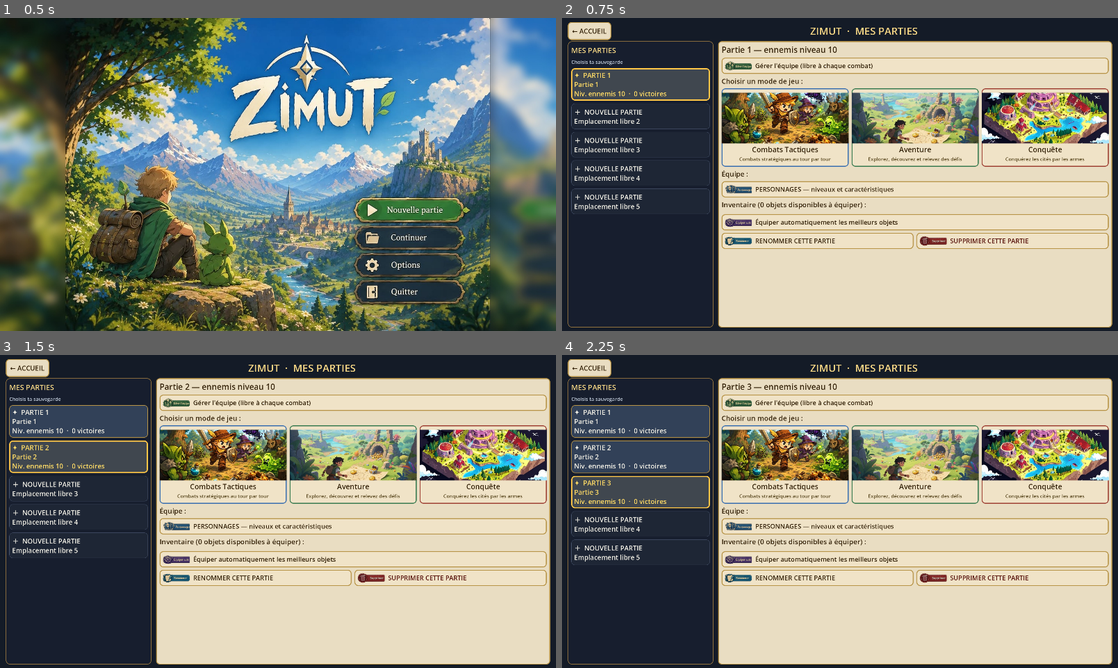
Above: before the commit, frames 1-4 (two rows, left to right).
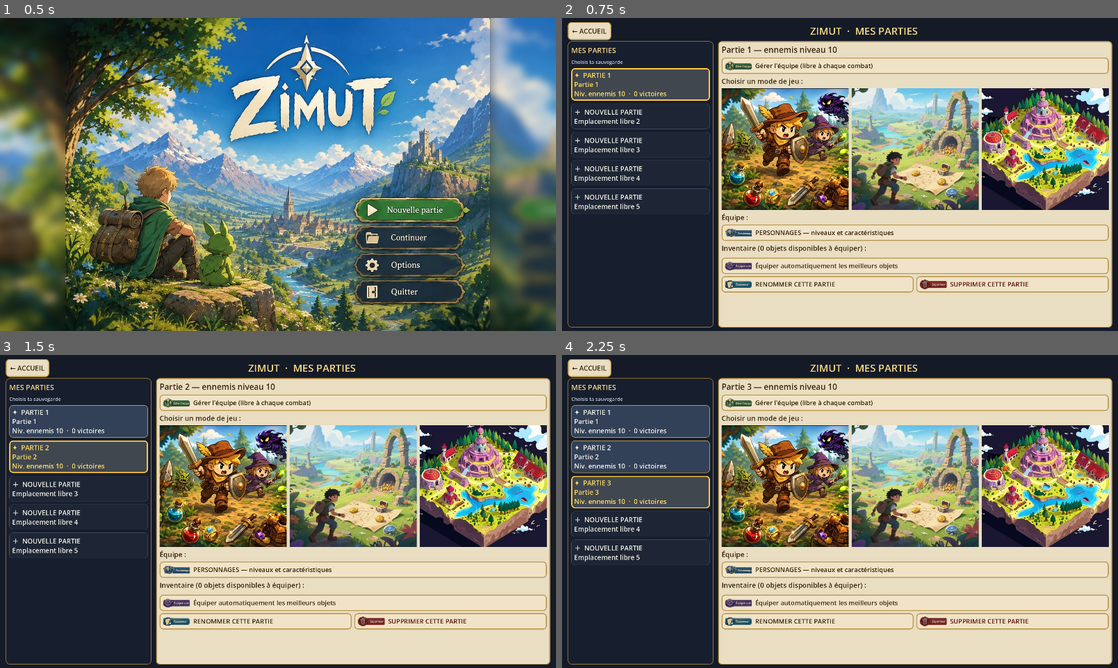
Above: after the commit, the same moments.

Repository: CharlieG42/Zimut
Game: Godot game, scene res://scenes/MainMenu.tscn
Same seed, same stepped clock (60 frames per second), same inputs: the game is played once before the commit and once after it.
Inputs (mouse positions are in pixels of both pictures, inside the frame that each line leads up to):
- Up to frame 1 (0.5 s): no input
- Up to frame 2 (0.75 s): click (973, 208) at 0.5 s
- Up to frame 3 (1.5 s): click "＋ NOUVELLE PARTIE Emplacement…" at 1.25 s
- Up to frame 4 (2.25 s): click "＋ NOUVELLE PARTIE Emplacement…" at 2 s

Frame 1 is identical in both runs. In frame 2, 30% of the frame differs, in the area x 28-99%, y 22-88%; in frame 3, 30%; in frame 4, 30%.

Commit message:
Fix écran gris (parse errors) + boutons de mode en pleine image
- TeamSelectionUI.gd : bloc else: vide (parse error) qui empêchait le
  chargement de la scène — cause de l'écran gris au lancement de tout
  mode de jeu.
- ConquestMapUI.gd : _RouteLines référençait ConquestMapUI.CITY_POS
  (non résolu depuis une inner class) ; positions passées en variable
  d'instance (city_pos).
- SaveSlotsUI.gd : les cartes de mode sont maintenant les PNG pleine
  surface (sans titre ni descriptif superposés, conservés en
  info-bulle), boutons agrandis (320×300 compact / 420 standard).
- CONQUETE.md : journal des correctifs et de la validation headless.

Validation Godot 4.7 headless : tests conquête + progression + boss +
donjon + biome_craft tous verts ; scènes ConquestMap/AdventureMap/
TeamSelection/SaveSlots instanciées sans erreur.

Co-authored-by: CharlieG42 <CharlieG42@users.noreply.github.com>

Diff:
--- a/prototype/zimut/scripts/ConquestMapUI.gd
+++ b/prototype/zimut/scripts/ConquestMapUI.gd
@@ -116,6 +116,7 @@
 	# villes du territoire, ternes sinon.
 	var routes := _RouteLines.new()
 	routes.conquest = _conquest
+	routes.city_pos = CITY_POS
 	routes.set_anchors_and_offsets_preset(Control.PRESET_FULL_RECT)
 	map.add_child(routes)
 
@@ -458,12 +459,13 @@
 class _RouteLines:
 	extends Control
 	var conquest: Dictionary = {}
+	var city_pos: Dictionary = {}
 	func _draw() -> void:
 		for pair: Array in ProgressionManager.CONQUEST_ROUTES:
 			var a_id: String = String(pair[0])
 			var b_id: String = String(pair[1])
-			var a: Vector2 = ConquestMapUI.CITY_POS.get(a_id, Vector2.ZERO)
-			var b: Vector2 = ConquestMapUI.CITY_POS.get(b_id, Vector2.ZERO)
+			var a: Vector2 = city_pos.get(a_id, Vector2.ZERO)
+			var b: Vector2 = city_pos.get(b_id, Vector2.ZERO)
 			var owned: Array = conquest.get("owned", [])
 			var open: bool = owned.has(a_id) and owned.has(b_id)
 			var col: Color = Color(0.96, 0.75, 0.31, 0.95) if open else Color(0.79, 0.68, 0.43, 0.45)
--- a/prototype/zimut/scripts/SaveSlotsUI.gd
+++ b/prototype/zimut/scripts/SaveSlotsUI.gd
@@ -521,48 +521,28 @@
 const COL_DISABLED_BORDER := Color(0.28, 0.31, 0.39, 1.0)
 const COL_DISABLED_TXT := Color(0.45, 0.48, 0.55)
 
-## Carte de mode : vignette illustrée, titre et court descriptif.
+## Carte de mode : l'illustration PNG occupe tout le bouton (elle est
+## explicite), sans texte superposé ; le libellé reste en info-bulle.
 func _mode_button(title_txt: String, desc: String, art_path: String, accent: Color, enabled: bool, cb: Callable) -> Button:
 	var b := Button.new()
 	b.text = ""
+	b.tooltip_text = "%s — %s" % [title_txt, desc]
 	b.size_flags_horizontal = Control.SIZE_EXPAND_FILL
 	b.size_flags_stretch_ratio = 1.0
-	b.custom_minimum_size = Vector2(0, 210 if _is_compact() else 270)
+	b.custom_minimum_size = Vector2(320, 300 if _is_compact() else 420)
 	b.disabled = not enabled
 	b.focus_mode = Control.FOCUS_ALL if enabled else Control.FOCUS_NONE
-	var vb := VBoxContainer.new()
-	vb.set_anchors_preset(Control.PRESET_FULL_RECT)
-	vb.alignment = BoxContainer.ALIGNMENT_CENTER
-	vb.add_theme_constant_override("separation", 3)
-	vb.mouse_filter = Control.MOUSE_FILTER_IGNORE
-	b.add_child(vb)
 
 	var art := TextureRect.new()
 	if ResourceLoader.exists(art_path):
 		art.texture = load(art_path) as Texture2D
-	art.custom_minimum_size = Vector2(0, 130 if _is_compact() else 175)
-	art.size_flags_horizontal = Control.SIZE_EXPAND_FILL
+	art.set_anchors_preset(Control.PRESET_FULL_RECT)
 	art.expand_mode = TextureRect.EXPAND_IGNORE_SIZE
 	art.stretch_mode = TextureRect.STRETCH_KEEP_ASPECT_COVERED
 	art.mouse_filter = Control.MOUSE_FILTER_IGNORE
-	vb.add_child(art)
-
-	var t := Label.new()
-	t.text = title_txt
-	t.add_theme_font_size_override("font_size", _ui_font(22))
-	t.horizontal_alignment = HORIZONTAL_ALIGNMENT_CENTER
-	t.add_theme_color_override("font_color", COL_TXT if enabled else COL_DISABLED_TXT)
-	t.mouse_filter = Control.MOUSE_FILTER_IGNORE
-	vb.add_child(t)
-
-	var d := Label.new()
-	d.text = desc
-	d.add_theme_font_size_override("font_size", _ui_font(15))
-	d.horizontal_alignment = HORIZONTAL_ALIGNMENT_CENTER
-	d.autowrap_mode = TextServer.AUTOWRAP_WORD_SMART
-	d.add_theme_color_override("font_color", Color(0.35, 0.28, 0.12) if enabled else COL_DISABLED_TXT)
-	d.mouse_filter = Control.MOUSE_FILTER_IGNORE
-	vb.add_child(d)
+	if not enabled:
+		art.modulate = Color(0.45, 0.45, 0.5)
+	b.add_child(art)
 
 	var normal := StyleBoxFlat.new()
 	normal.bg_color = COL_PANEL if enabled else COL_DISABLED_BG
--- a/prototype/zimut/scripts/TeamSelectionUI.gd
+++ b/prototype/zimut/scripts/TeamSelectionUI.gd
@@ -558,8 +558,8 @@
 			_title.text = "ASSAUT : %s — ☠ AFFRONTEZ %s ! (%d/%d)" % [city_name,
 				(ProgressionManager.biome_boss("Roi Squelette" if biome == "Donjon" else biome)).to_upper(), team.size(), MAX_TEAM_SIZE]
 		else:
-		_title.text = "COMBAT %d — %s : ☠ AFFRONTEZ %s ! (%d/%d)" % [fight_no, ProgressionManager.biome_label(biome),
-			ProgressionManager.biome_boss(biome).to_upper(), team.size(), MAX_TEAM_SIZE]
+			_title.text = "COMBAT %d — %s : ☠ AFFRONTEZ %s ! (%d/%d)" % [fight_no, ProgressionManager.biome_label(biome),
+				ProgressionManager.biome_boss(biome).to_upper(), team.size(), MAX_TEAM_SIZE]
 		_title.add_theme_color_override("font_color", Color(1.0, 0.4, 0.3))
 	else:
 		if city_name != "":
Not shown, changed: prototype/zimut/CONQUETE.md
